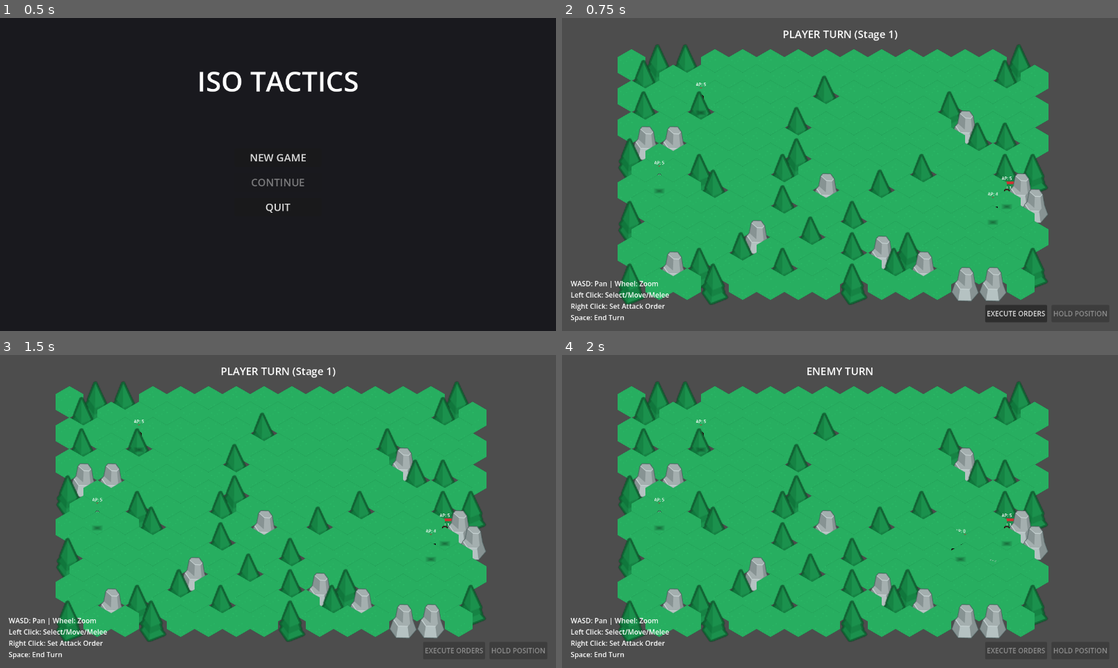
Above: before the commit, frames 1-4 (two rows, left to right).
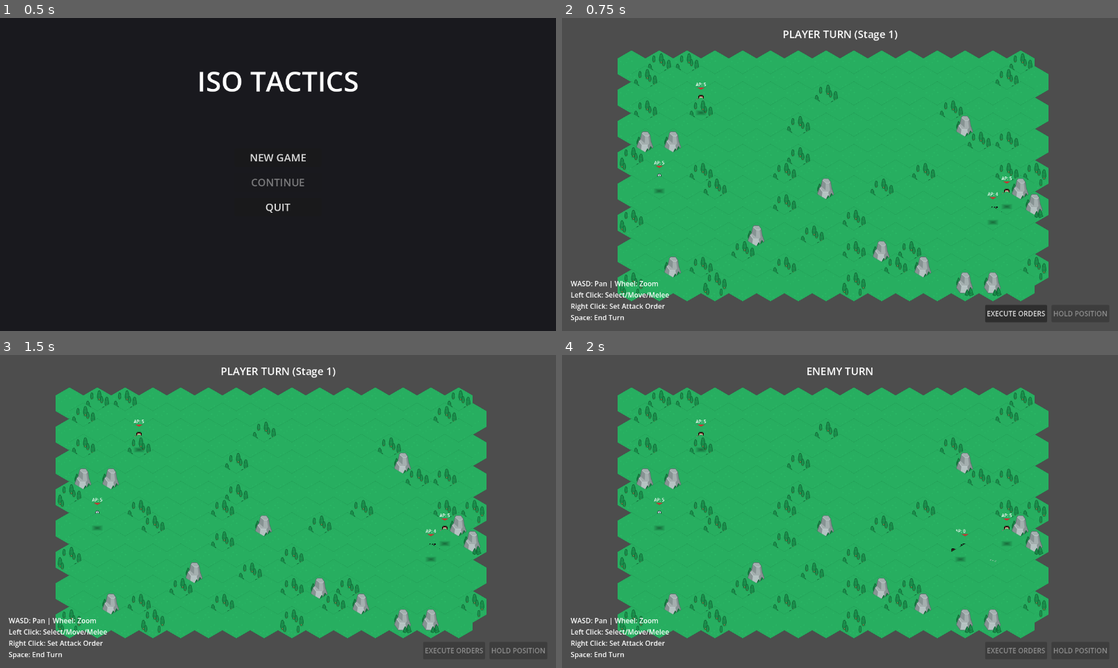
Above: after the commit, the same moments.

Repository: najoory/iso-tactics
Game: Godot game, scene res://scenes/main_menu.tscn
Two runs of this game, one before a commit and one after it. Both use one fixed random seed, a clock stepped at 60 frames per second and the inputs below.
Inputs:
- Up to frame 1 (0.5 s): no input
- Up to frame 2 (0.75 s): click "NEW GAME" at 0.5 s
- Up to frame 3 (1.5 s): click "EXECUTE ORDERS" at 1.25 s
- Up to frame 4 (2 s): no input

Frame 1 is identical in both runs. In frame 2, 11% of the frame differs, in the area x 10-88%, y 8-92%; in frame 3, 11%; in frame 4, 11%.

Commit message:
Visual Fix: Applied user-suggested pre-baked Kenney tiles for perfect alignment

Diff:
--- a/resources/tileset.tres
+++ b/resources/tileset.tres
@@ -14,57 +14,57 @@
 
 [sub_resource type="TileSetAtlasSource" id="0"]
 texture = ExtResource("1_grass")
-texture_region_size = Vector2i(64, 96)
+texture_region_size = Vector2i(64, 80)
 0:0/0 = 0
 
 [sub_resource type="TileSetAtlasSource" id="1"]
 texture = ExtResource("2_highlight")
-texture_region_size = Vector2i(64, 96)
+texture_region_size = Vector2i(64, 80)
 0:0/0 = 0
 
 [sub_resource type="TileSetAtlasSource" id="2"]
 texture = ExtResource("3_forest")
-texture_region_size = Vector2i(64, 96)
+texture_region_size = Vector2i(64, 80)
 0:0/0 = 0
 
 [sub_resource type="TileSetAtlasSource" id="3"]
 texture = ExtResource("4_water")
-texture_region_size = Vector2i(64, 96)
+texture_region_size = Vector2i(64, 80)
 0:0/0 = 0
 
 [sub_resource type="TileSetAtlasSource" id="4"]
 texture = ExtResource("5_mountain")
-texture_region_size = Vector2i(64, 96)
+texture_region_size = Vector2i(64, 80)
 0:0/0 = 0
 
 [sub_resource type="TileSetAtlasSource" id="5"]
 texture = ExtResource("6_attack_highlight")
-texture_region_size = Vector2i(64, 96)
+texture_region_size = Vector2i(64, 80)
 0:0/0 = 0
 
 [sub_resource type="TileSetAtlasSource" id="6"]
 texture = ExtResource("7_house")
-texture_region_size = Vector2i(64, 96)
+texture_region_size = Vector2i(64, 80)
 0:0/0 = 0
 
 [sub_resource type="TileSetAtlasSource" id="7"]
 texture = ExtResource("8_wall")
-texture_region_size = Vector2i(64, 96)
+texture_region_size = Vector2i(64, 80)
 0:0/0 = 0
 
 [sub_resource type="TileSetAtlasSource" id="8"]
 texture = ExtResource("9_ruins")
-texture_region_size = Vector2i(64, 96)
+texture_region_size = Vector2i(64, 80)
 0:0/0 = 0
 
 [sub_resource type="TileSetAtlasSource" id="9"]
 texture = ExtResource("10_corpse")
-texture_region_size = Vector2i(64, 96)
+texture_region_size = Vector2i(64, 80)
 0:0/0 = 0
 
 [sub_resource type="TileSetAtlasSource" id="10"]
 texture = ExtResource("11_castle")
-texture_region_size = Vector2i(64, 96)
+texture_region_size = Vector2i(64, 80)
 0:0/0 = 0
 
 [resource]
--- a/scripts/debug_visuals.gd
+++ b/scripts/debug_visuals.gd
@@ -11,13 +11,14 @@
 	var source = tm.tile_set.get_source(0)
 	if source is TileSetAtlasSource:
 		print("Source 0 Region Size: ", source.texture_region_size)
-		print("Source 0 Texture Origin: ", source.texture_origin)
+		# FIX: Access texture_origin via get_tile_data(coords)
+		var tile_data = source.get_tile_data(Vector2i(0, 0))
+		if tile_data:
+			print("Tile (0,0) Texture Origin: ", tile_data.texture_origin)
+		else:
+			print("Tile (0,0) has no data.")
 
-	print("--- Unit Alignment ---")
-	var units = scene.get_node("Units")
-	# Spawn units to see where they land
-	scene._ready()
-	for unit in units.get_children():
-		print("Unit: ", unit.unit_name, " Grid: ", unit.grid_position, " World: ", unit.position)
+	print("--- Static Scene Structure ---")
+	print("Units Container path: ", scene.get_node("Units").get_path())
 
 	quit()
Binary file changed: assets/kenney/attack_highlight.png
Binary file changed: assets/kenney/castle.png
Binary file changed: assets/kenney/corpse.png
Binary file changed: assets/kenney/dirt.png
Binary file changed: assets/kenney/forest.png
Binary file changed: assets/kenney/grass.png
Binary file changed: assets/kenney/highlight.png
Binary file changed: assets/kenney/house.png
Binary file changed: assets/kenney/mountain.png
Binary file changed: assets/kenney/ruins.png
Binary file changed: assets/kenney/wall.png
Binary file changed: assets/kenney/water.png
